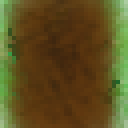
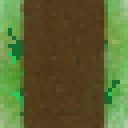
Two versions of the same layered image (128×128). Layer-by-layer changes:
added layer "thicc" above "grass0.png" over [12, 0, 116, 128]
renamed "mud0.png" to "grass0.png", painted on it over [0, 0, 128, 128]
